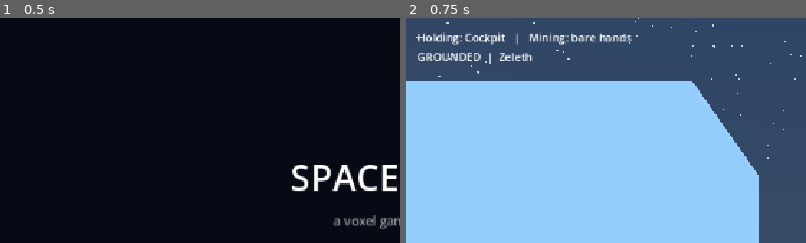
Above: before the commit, frames 1-2 (left to right).
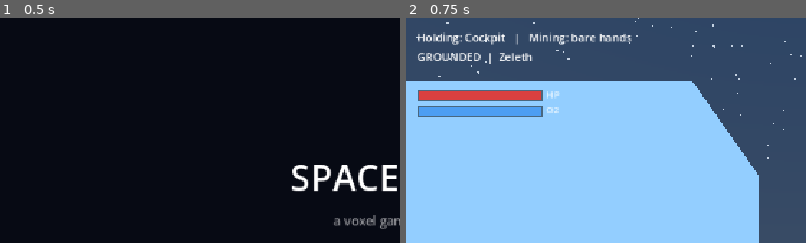
Above: after the commit, the same moments.

Repository: ParkerShelton/space-craft
Game: Godot game, scene res://scenes/Main.tscn
Two runs of this game, one before a commit and one after it. Both use one fixed random seed, a clock stepped at 60 frames per second and the inputs below.
Inputs:
- Up to frame 1 (0.5 s): no input
- Up to frame 2 (0.75 s): click "New World" at 0.5 s
The pictures show only the part of the screen within x 0-50%, y 0-50%; the shares and areas given below are measured in that part.

Frame 1 is identical in both runs. In frame 2, 3.2% of the frame differs, in the area x 3-39%, y 32-44%.

Commit message:
Survival phase 1: health, oxygen, suffocation, respawn
- Oxygen drains in space, on airless worlds, at high altitude, and underwater;
  it refills while breathing an atmosphere or inside a ship (cockpit/interior).
- When oxygen runs out you take suffocation damage; at 0 health you black out and
  respawn at the home world (cleanly exiting piloting/EVA/aboard first).
- Health slowly regenerates while safe and oxygenated.
- HUD gains HP and O2 bars (top-left).

This gives the loop stakes: space and hostile worlds are dangerous, and ships/
atmospheres are safe havens you plan around.

Verified headless: drains to 0 in space -> suffocates -> respawns; refills and
heals in atmosphere.

Co-Authored-By: Claude Opus 4.8 <noreply@anthropic.com>

Diff:
--- a/scripts/player.gd
+++ b/scripts/player.gd
@@ -25,6 +25,16 @@
 const REACH := 6.0                # block interaction distance
 const BARE_MINE_MULT := 2.5       # bare-hand mining is slow; a drill divides this
 var mine_power := 1.0             # >1 once you craft a drill (Phase 2)
+
+# --- survival ---
+const MAX_HEALTH := 100.0
+const MAX_OXYGEN := 100.0
+const O2_DRAIN := 4.0             # oxygen/sec with no air (space / airless / underwater)
+const O2_REFILL := 30.0           # oxygen/sec while breathing (in atmosphere or a ship)
+const SUFFOCATE_DMG := 7.0        # health/sec once oxygen hits zero
+const HEALTH_REGEN := 3.0         # health/sec while safe and oxygenated
+var health := MAX_HEALTH
+var oxygen := MAX_OXYGEN
 
 var world: WorldManager           # set by main.gd
 var grounded := false
@@ -71,6 +81,8 @@
 var _target_label: Label
 var _toast_label: Label            # transient "Saved"/"Loaded" confirmation
 var _toast_time := 0.0
+var _hp_fill: ColorRect            # health bar fill
+var _o2_fill: ColorRect            # oxygen bar fill
 var _inv_panel: Control            # full inventory overlay (toggled with E)
 var _hotbar_cells: Array = []      # always-visible hotbar slot views
 var _grid_cells: Array = []        # full-inventory slot buttons
@@ -326,6 +338,7 @@
 		_toast_time -= delta
 		if _toast_time <= 0.0 and _toast_label != null:
 			_toast_label.visible = false
+	_process_survival(delta)
 	if eva:
 		_eva_physics(delta)
 		_process_mining(delta)
@@ -684,6 +697,53 @@
 	velocity = horiz + up * v_up
 	up_direction = up
 	move_and_slide()
+
+
+# --- SURVIVAL -----------------------------------------------------------------
+
+# You breathe inside a ship (cockpit or interior) or within an atmospheric planet's
+# air. Space, airless worlds, high altitude and being underwater all cut off your air.
+func _has_air() -> bool:
+	if aboard != null or piloting != null:
+		return true  # life support inside the ship
+	var up := global_transform.basis.y
+	if _in_water(global_position + up * 0.7):
+		return false  # head underwater
+	if world == null:
+		return false
+	var p := world.nearest_planet(global_position)
+	return p != null and p.has_atmosphere and p.altitude(global_position) < p.atmo_height
+
+
+func _process_survival(delta: float) -> void:
+	if _has_air():
+		oxygen = minf(oxygen + O2_REFILL * delta, MAX_OXYGEN)
+		if health < MAX_HEALTH:
+			health = minf(health + HEALTH_REGEN * delta, MAX_HEALTH)
+	else:
+		oxygen = maxf(oxygen - O2_DRAIN * delta, 0.0)
+		if oxygen <= 0.0:
+			health = maxf(health - SUFFOCATE_DMG * delta, 0.0)
+			if health <= 0.0:
+				_respawn()
+	_update_survival_ui()
+
+
+func _respawn() -> void:
+	if eva:
+		_end_eva()
+	if piloting != null:
+		_exit_pilot()
+	if aboard != null:
+		_unboard()
+	if _home_parent != null and get_parent() != _home_parent:
+		reparent(_home_parent, true)
+	health = MAX_HEALTH
+	oxygen = MAX_OXYGEN
+	velocity = Vector3.ZERO
+	if world != null and not world.planets.is_empty():
+		global_position = world.planets[0].find_spawn_point(Vector3.UP)
+	_toast("You blacked out — respawned at home")
 
 
 # --- SWIMMING -----------------------------------------------------------------
@@ -1128,7 +1188,40 @@
 	_toast_label.visible = false
 	layer.add_child(_toast_label)
 
+	# survival bars (top-left, below the status labels)
+	_hp_fill = _make_bar(layer, 104, Color(0.85, 0.25, 0.25), "HP")
+	_o2_fill = _make_bar(layer, 126, Color(0.30, 0.62, 0.95), "O2")
+
 	_update_ui()
+	_update_survival_ui()
+
+
+func _make_bar(layer: CanvasLayer, y: int, color: Color, label: String) -> ColorRect:
+	var bg := ColorRect.new()
+	bg.position = Vector2(16, y)
+	bg.size = Vector2(180, 16)
+	bg.color = Color(0, 0, 0, 0.5)
+	layer.add_child(bg)
+	var fill := ColorRect.new()
+	fill.position = Vector2(2, 2)
+	fill.size = Vector2(176, 12)
+	fill.color = color
+	bg.add_child(fill)
+	var lbl := Label.new()
+	lbl.position = Vector2(202, y - 3)
+	lbl.text = label
+	lbl.add_theme_font_size_override("font_size", 13)
+	lbl.modulate = Color(1, 1, 1, 0.8)
+	layer.add_child(lbl)
+	return fill
+
+
+func _update_survival_ui() -> void:
+	if _hp_fill != null:
+		_hp_fill.size.x = 176.0 * clampf(health / MAX_HEALTH, 0.0, 1.0)
+		_hp_fill.color = Color(0.85, 0.25, 0.25) if health > MAX_HEALTH * 0.3 else Color(1.0, 0.35, 0.2)
+	if _o2_fill != null:
+		_o2_fill.size.x = 176.0 * clampf(oxygen / MAX_OXYGEN, 0.0, 1.0)
 
 
 func _toast(msg: String) -> void:
